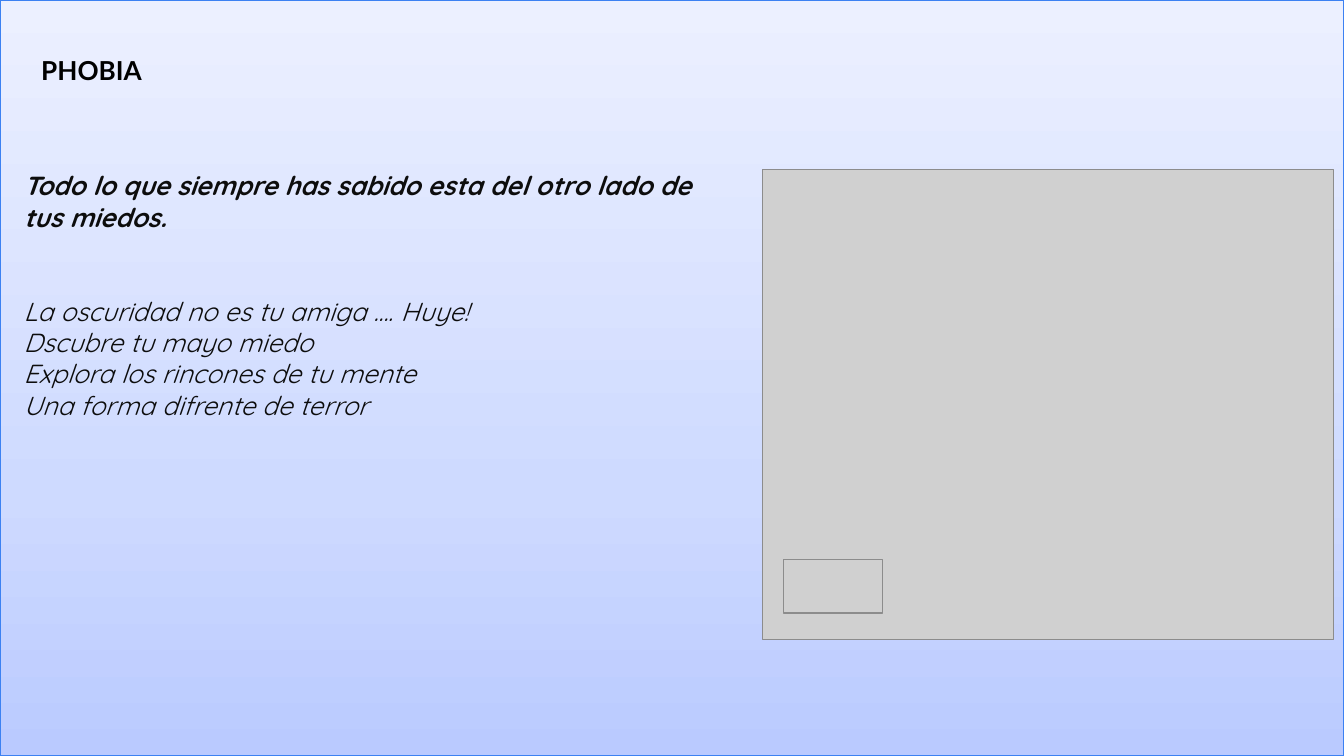
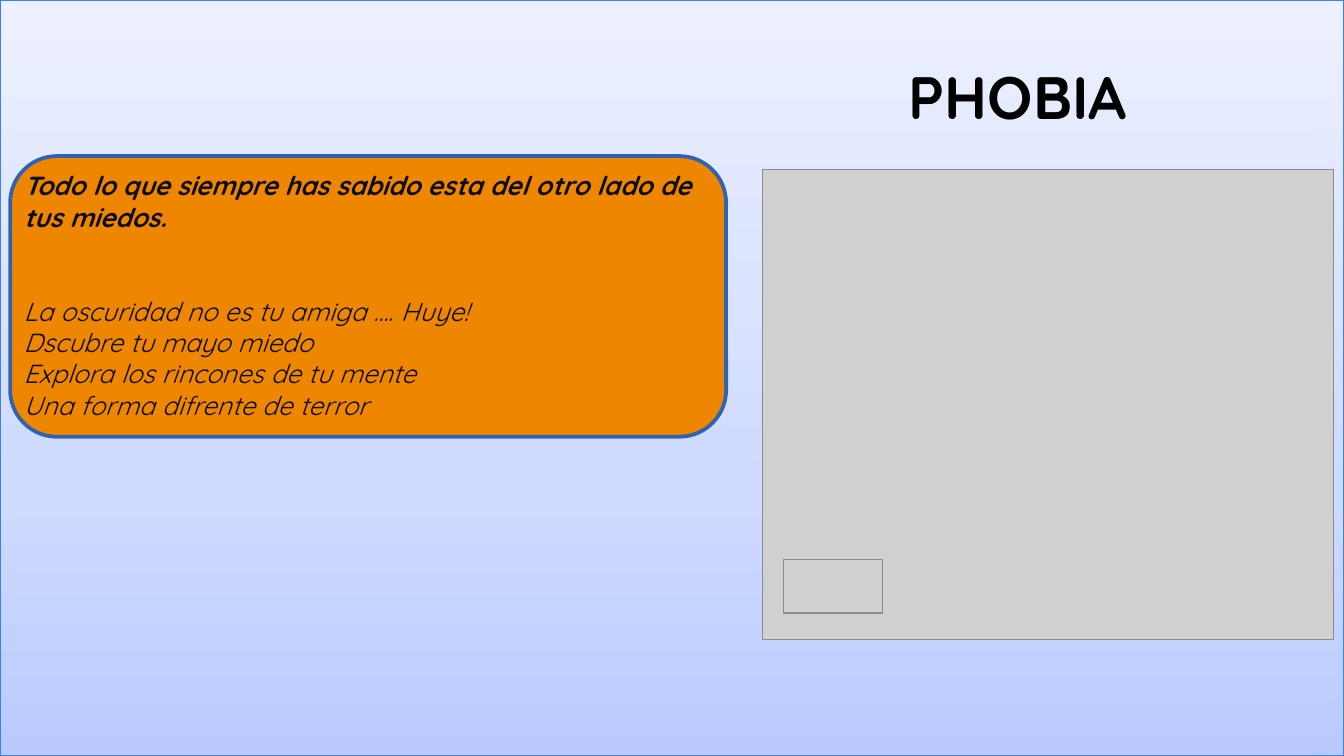
Before and after one commit to Marianoz1972/PICH, a slide deck: slide 3 of Pitch (Venta) [Template] PHOBIA.pptx. Drawn at 1344x756 pixels with LibreOffice and Linux fonts; fonts in the diff are those of the drawing; grey boxes stand for pictures. Boxes give left, top, right and bottom in pixels: in the first picture for what was removed or moved away, otherwise in the second. Text is boxed around its words. In the diff, an @@ line names an element or a change of style, - is before the commit and + after.

```diff
--- a/Pitch (Venta) [Template] PHOBIA.pptx
+++ b/Pitch (Venta) [Template] PHOBIA.pptx
@@ text "PHOBIA": place and size @@
-text "PHOBIA" at [41,61,142,81]
+text "PHOBIA" at [909,76,1127,120]
@@ text "PHOBIA" at [909,76,1127,120]: size 14 to 32 pt, font Lato to Quicksand @@
@@ rounded rectangle added at [11,156,727,437], fill #EF8600, outline #3162B5 2 pt @@
```
Also in this commit, not shown: 11 other slides changed, 2 slides added, 1 slide removed.
